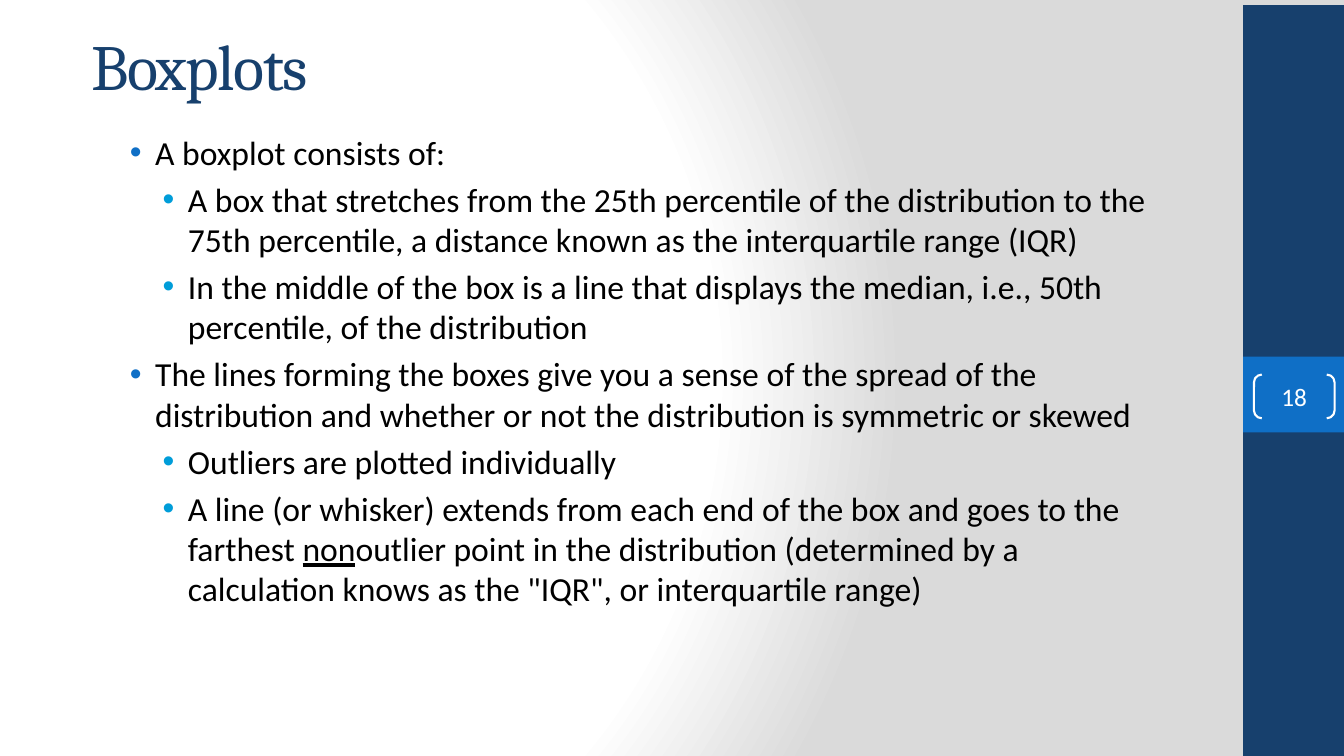
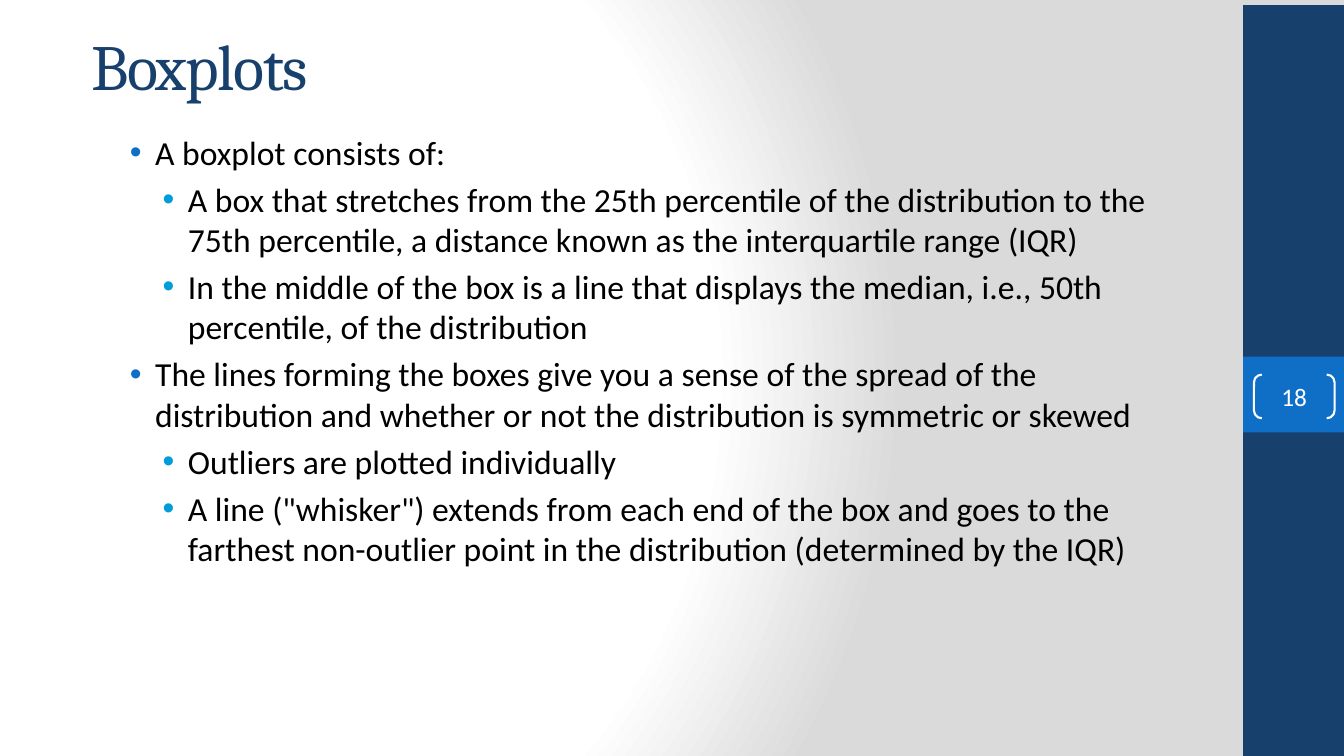
Before and after one commit to FSCJ-COP2073C/cop2073c-FullContent, a slide deck: slide 18 of slides/COP2073C-Module12.pptx. Drawn at 1344x756 pixels with LibreOffice and Linux fonts; fonts in the diff are those of the drawing; background and template pictures are left out. Boxes give left, top, right and bottom in pixels: in the first picture for what was removed or moved away, otherwise in the second. Text is boxed around its words. In the diff, an @@ line names an element or a change of style, - is before the commit and + after.

```diff
--- a/slides/COP2073C-Module12.pptx
+++ b/slides/COP2073C-Module12.pptx
@@ text at box(188, 496, 1125, 567): text changed @@
-  • A line (or whisker) extends from each end of the box and goes to the farthest nonoutlier point in the distribution (determined by a calculation knows as the "IQR", or interquartile range)
+  • A line ("whisker") extends from each end of the box and goes to the farthest non-outlier point in the distribution (determined by the IQR)
```
Also in this commit, not shown: 3 other slides changed, 4 other files.
